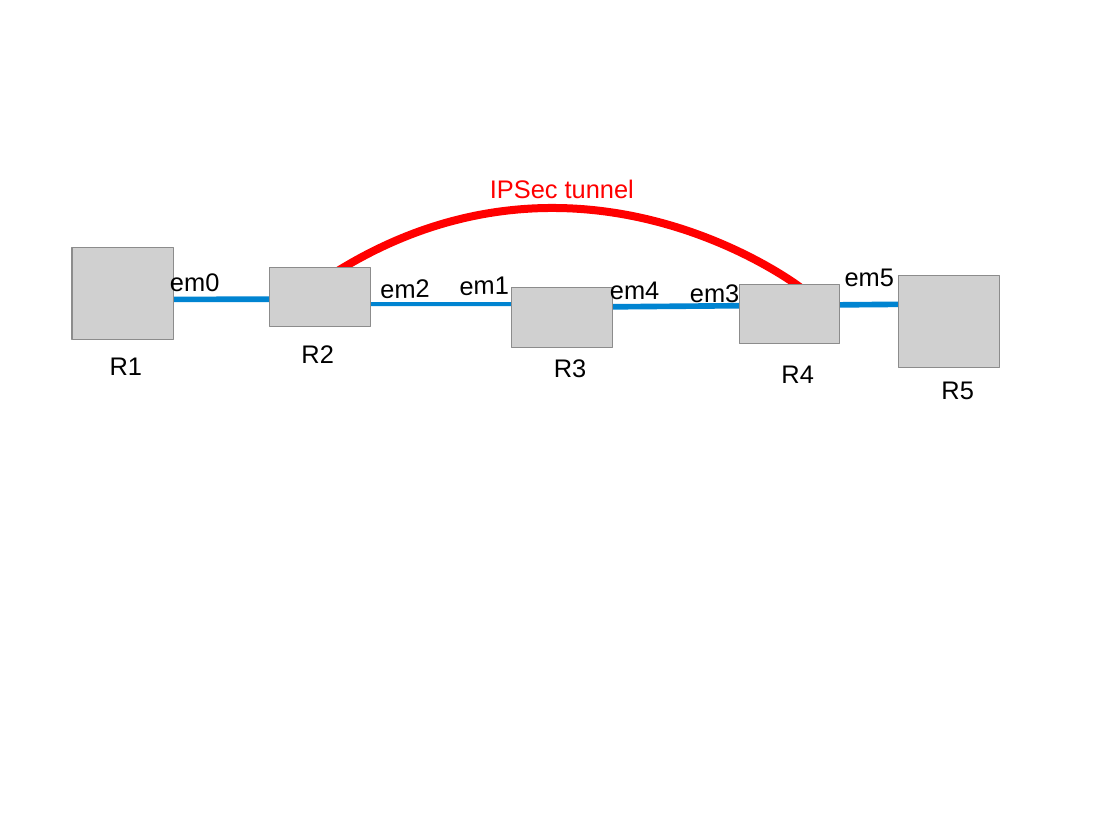
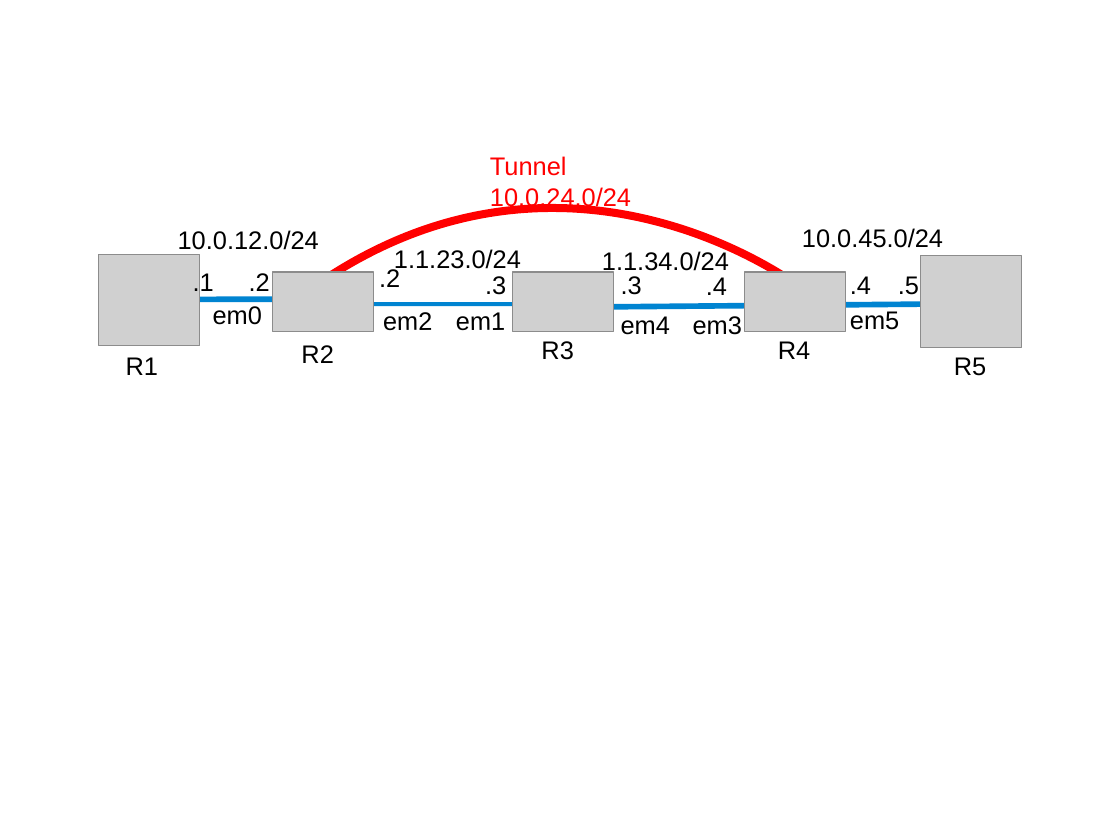
Before and after one commit to ocochard/BSDRP, a slide deck: slide 16 of trunk/docs/labs.examples.odp. Drawn at 1120x840 pixels with LibreOffice and Linux fonts; fonts in the diff are those of the drawing; grey boxes stand for pictures. Boxes give left, top, right and bottom in pixels: in the first picture for what was removed or moved away, otherwise in the second. Text is boxed around its words. In the diff, an @@ line names an element or a change of style, - is before the commit and + after.

Commit message:
Just add VPN tunnel examples

```diff
--- a/trunk/docs/labs.examples.odp
+++ b/trunk/docs/labs.examples.odp
@@ text at [490, 156, 631, 211]: text changed @@
-IPSec tunnel
+Tunnel
+10.0.24.0/24
@@ text added at [178, 230, 319, 250], 18 pt, text #000000 @@
+10.0.12.0/24
@@ text added at [802, 228, 943, 248], 18 pt, text #000000 @@
+10.0.45.0/24
@@ picture: place and size @@
-picture at [72, 248, 173, 339]
+picture at [99, 254, 199, 346]
@@ text added at [379, 267, 400, 287], 18 pt, text #000000 @@
+.2
@@ text added at [394, 249, 521, 274], 18 pt, text #000000 @@
+1.1.23.0/24
@@ text added at [602, 249, 729, 275], 18 pt, text #000000 @@
+1.1.34.0/24
@@ picture: place and size @@
-picture at [899, 275, 1000, 367]
+picture at [921, 256, 1021, 348]
@@ text added at [193, 270, 214, 296], 18 pt, text #000000 @@
+.1
@@ text "em0" rewrapped from [170, 270, 219, 296] to [213, 306, 262, 325] @@
@@ text added at [249, 273, 270, 291], 18 pt, text #000000 @@
+.2
@@ picture: place and size @@
-picture at [269, 267, 370, 326]
+picture at [273, 272, 374, 331]
@@ text added at [485, 276, 506, 295], 18 pt, text #000000 @@
+.3
@@ picture: place and size @@
-picture at [512, 288, 613, 347]
+picture at [513, 272, 614, 331]
@@ text added at [621, 276, 642, 295], 18 pt, text #000000 @@
+.3
@@ text added at [706, 277, 727, 295], 18 pt, text #000000 @@
+.4
@@ picture: place and size @@
-picture at [740, 285, 841, 344]
+picture at [745, 272, 846, 331]
@@ text added at [850, 276, 871, 294], 18 pt, text #000000 @@
+.4
@@ text added at [898, 276, 919, 295], 18 pt, text #000000 @@
+.5
@@ text "em2" rewrapped from [380, 279, 429, 303] to [383, 312, 432, 330] @@
@@ text "em1": place and size @@
-text "em1" at [460, 276, 509, 295]
+text "em1" at [456, 312, 505, 330]
@@ text "R3": place and size @@
-text "R3" at [554, 359, 586, 378]
+text "R3" at [541, 341, 573, 360]
@@ text "em4" rewrapped from [610, 281, 659, 304] to [621, 316, 670, 335] @@
@@ text "em3" rewrapped from [690, 284, 739, 307] to [693, 316, 742, 335] @@
@@ text "R4": place and size @@
-text "R4" at [781, 365, 813, 383]
+text "R4" at [778, 341, 810, 359]
@@ text "em5": place and size @@
-text "em5" at [845, 268, 894, 287]
+text "em5" at [850, 311, 899, 330]
@@ text "R1": place and size @@
-text "R1" at [110, 357, 142, 375]
+text "R1" at [126, 357, 158, 375]
@@ text "R5": place and size @@
-text "R5" at [941, 381, 973, 400]
+text "R5" at [954, 357, 986, 376]
```
Also in this commit, not shown: 1 other slide changed.
